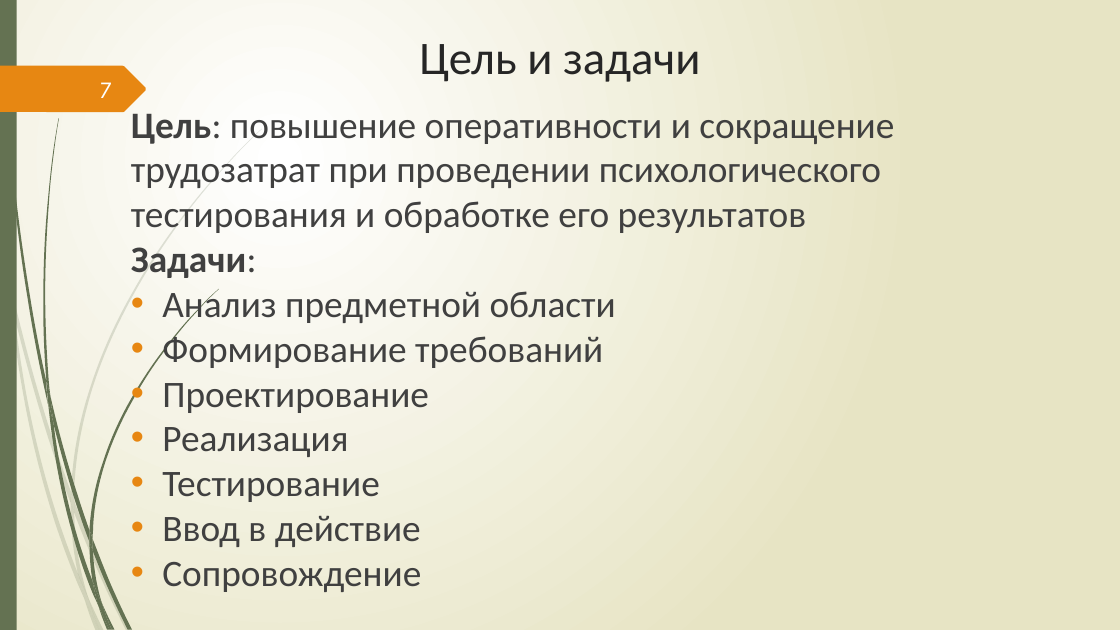
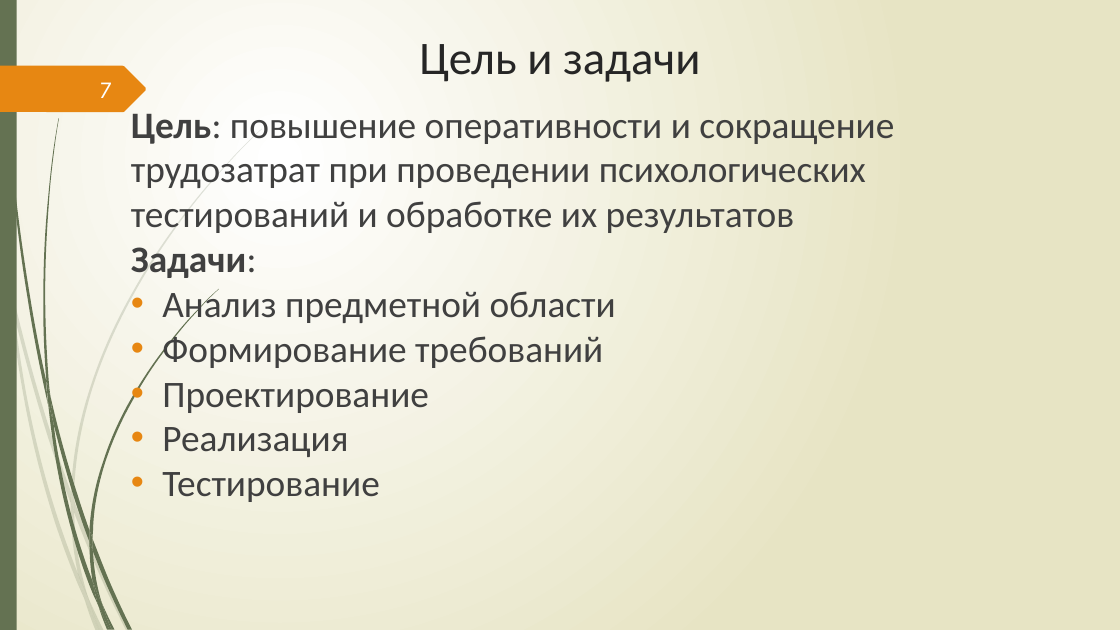
Before and after one commit to Csar9000/Quality-of-life-assessment-system, a slide deck: slide 7 of Документы/Презентация ВКР.pptx. Drawn at 1120x630 pixels with LibreOffice and Linux fonts; fonts in the diff are those of the drawing. Boxes give left, top, right and bottom in pixels: in the first picture for what was removed or moved away, otherwise in the second. Text is boxed around its words. In the diff, an @@ line names an element or a change of style, - is before the commit and + after.

```diff
--- a/Документы/Презентация ВКР.pptx
+++ b/Документы/Презентация ВКР.pptx
@@ text at (131,113,894,233): text changed @@
-Цель: повышение оперативности и сокращение трудозатрат при проведении психологического тестирования и обработке его результатов
+Цель: повышение оперативности и сокращение трудозатрат при проведении психологических тестирований и обработке их результатов
@@ text at (162,516,421,592): paragraphs removed @@
-• Ввод в действие
-• Сопровождение
```
Also in this commit, not shown: 10 other slides changed, 2 slides added, 2 other files.
